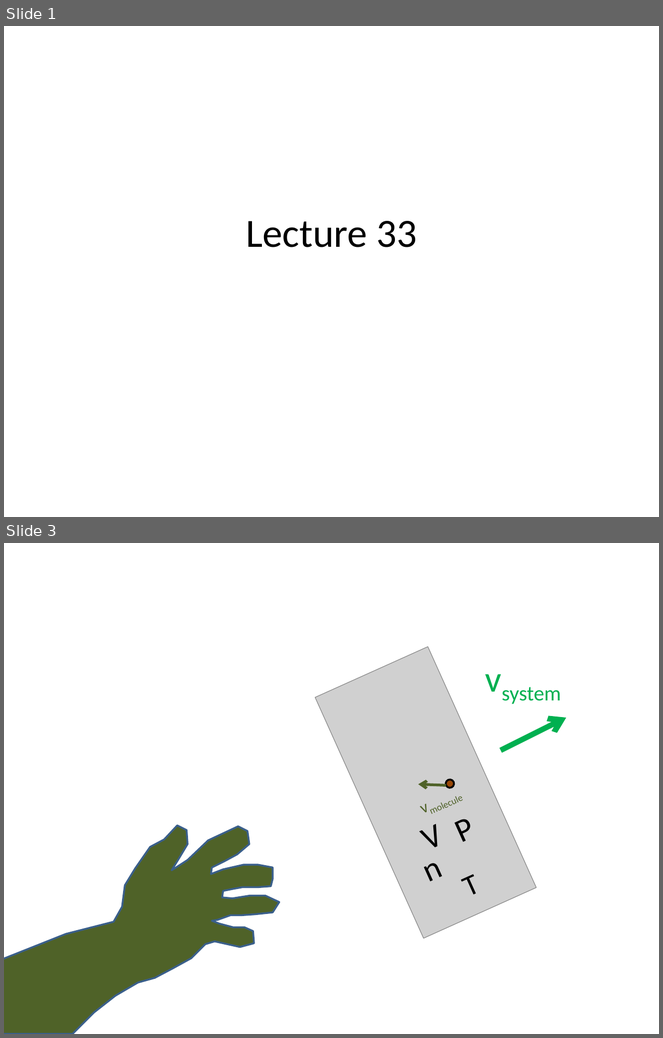
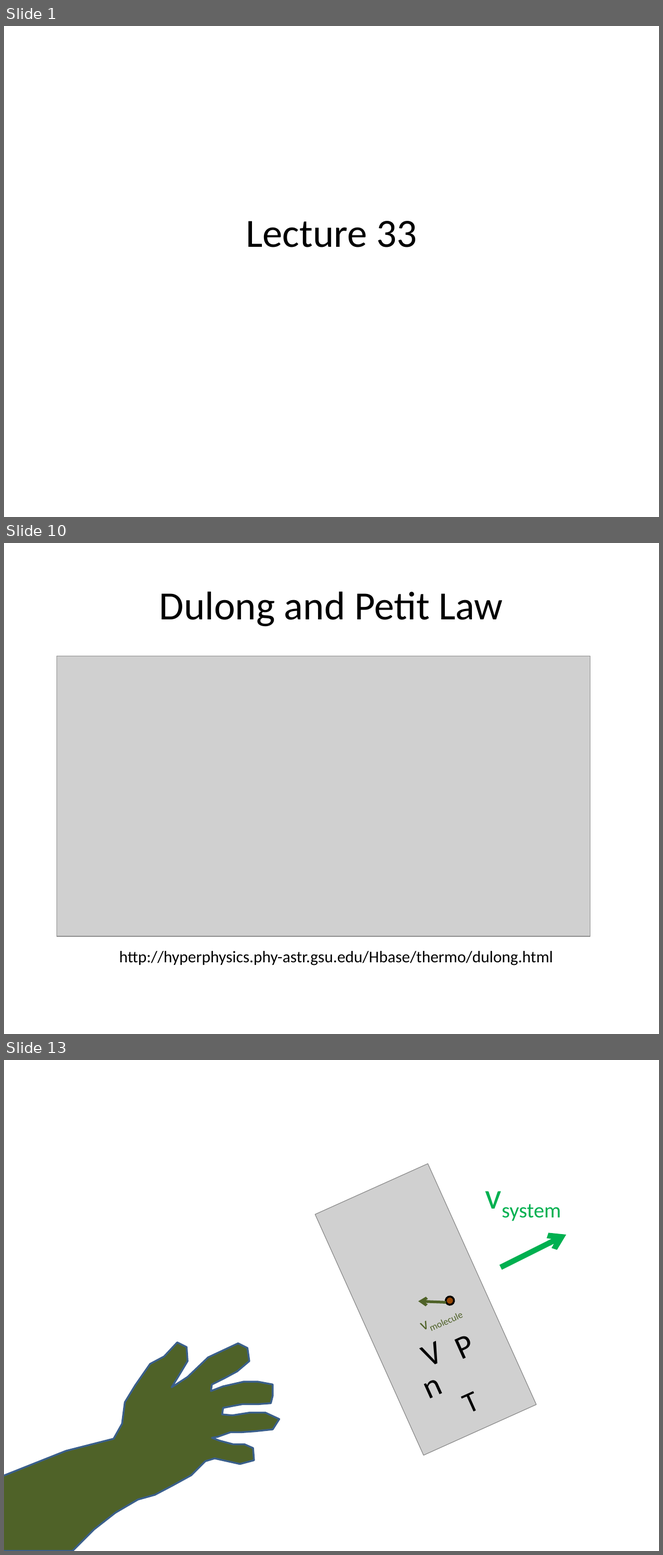
Before and after one commit to rtlines/Introductory-Physics-II, a slide deck: Lecture_Slides/PH 123 Lecture 33.pptx. Shown one above the other, each under a label of ours: slides 1 and 3 before the commit, slides 1, 10 and 13 after it; the slides between them are not shown. The pictures are 663x1038 and 663x1555 pixels, drawn with LibreOffice and Linux fonts; fonts in the diff are those of the drawing; grey boxes stand for pictures. Boxes give left, top, right and bottom in pixels: in the first picture for what was removed or moved away, otherwise in the second. Text is boxed around its words. In the diff, an @@ line names an element or a change of style, - is before the commit and + after.

```diff
--- a/Lecture_Slides/PH 123 Lecture 33.pptx
+++ b/Lecture_Slides/PH 123 Lecture 33.pptx
@@ slide 10 added at bbox=[4, 543, 659, 1034], background #FFFFFF @@
@@ title added at bbox=[159, 591, 503, 627], 44 pt, text #000000 @@
+Dulong and Petit Law
@@ picture added at bbox=[57, 656, 590, 937] @@
@@ text added at bbox=[119, 951, 553, 966], 18 pt, text #000000 @@
+http://hyperphysics.phy-astr.gsu.edu/Hbase/thermo/dulong.html
@@ what was slide 3 is now slide 13 @@
```
Also in this commit, not shown: 1 slide changed, 9 other slides added, 3 other files.
